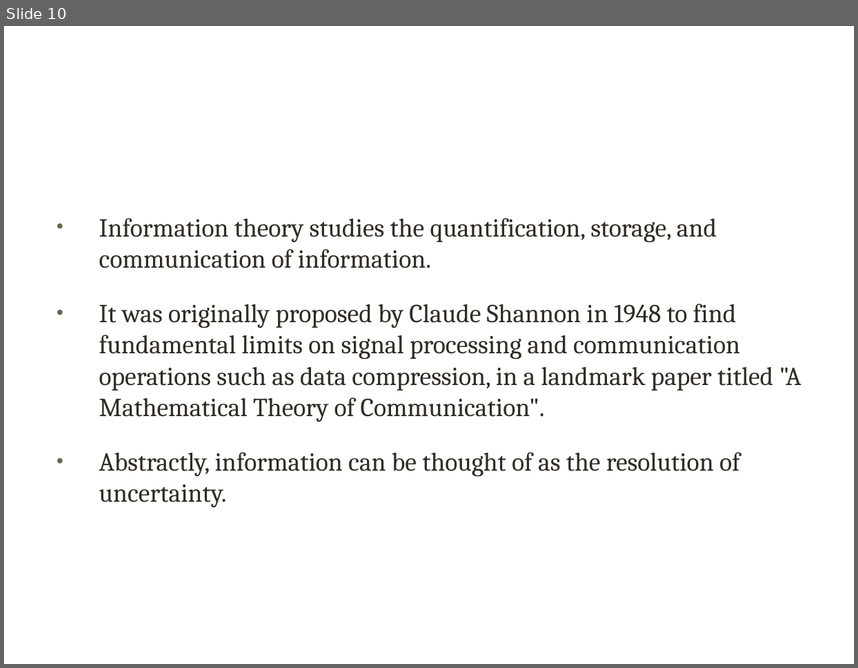
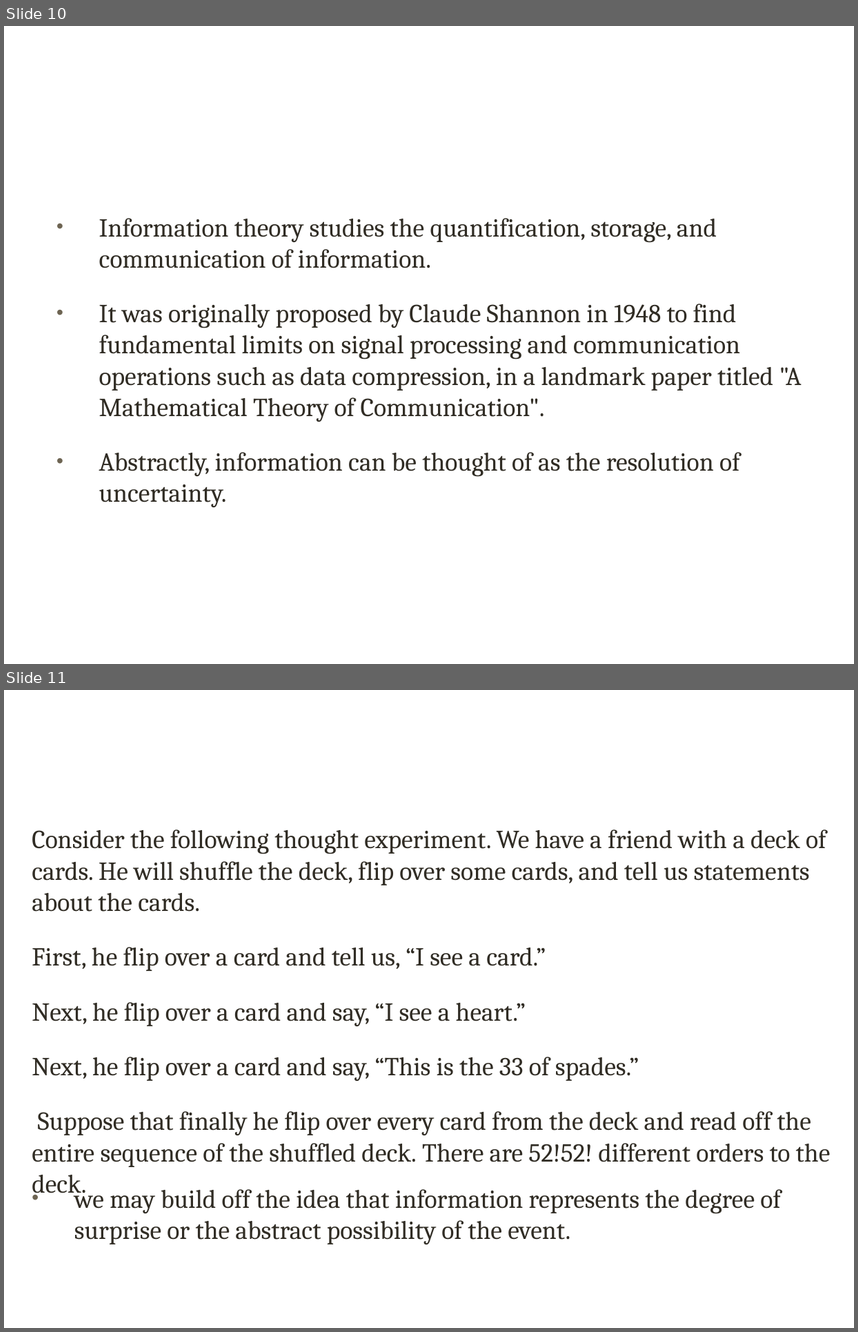
Before and after one commit to xuqinkun/Report, a slide deck: Deep Learning-3.12-3.14.pptx. Shown one above the other, each under a label of ours: slide 10 before the commit, slides 10 and 11 after it. The pictures are 858x668 and 858x1332 pixels, drawn with LibreOffice and Linux fonts; fonts in the diff are those of the drawing; background and template pictures are left out. Boxes give left, top, right and bottom in pixels: in the first picture for what was removed or moved away, otherwise in the second. Text is boxed around its words. In the diff, an @@ line names an element or a change of style, - is before the commit and + after.

```diff
--- a/Deep Learning-3.12-3.14.pptx
+++ b/Deep Learning-3.12-3.14.pptx
@@ slide 11 added at (x1=4, y1=690, x2=854, y2=1328), background picture (left out) @@
@@ title added at (x1=47, y1=740, x2=795, y2=810), 40 pt, text #FFFFFF @@
+2.1 Information
@@ text added at (x1=32, y1=829, x2=831, y2=1167), 22 pt, text #302C24 @@
+Consider the following thought experiment. We have a friend with a deck of cards. He will shuffle the deck, flip over some cards, and tell us statements about the cards.
+First, he flip over a card and tell us, “I see a card.”
+Next, he flip over a card and say, “I see a heart.”
+Next, he flip over a card and say, “This is the 33 of spades.”
+Suppose that finally he flip over every card from the deck and read off the entire sequence of the shuffled deck. There are 52!52! different orders to the deck.
@@ text added at (x1=74, y1=1183, x2=781, y2=1244), 22 pt, text #302C24 @@
+• we may build off the idea that information represents the degree of surprise or the abstract possibility of the event.
```
Also in this commit, not shown: 6 slides changed.
